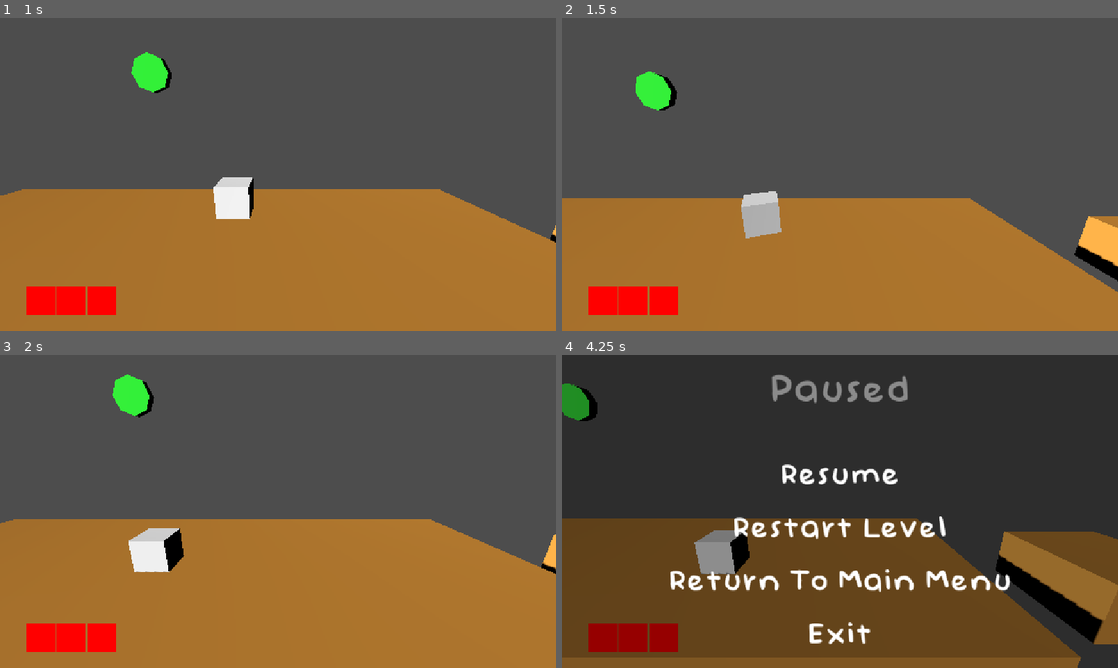
Above: before the commit, frames 1-4 (two rows, left to right).
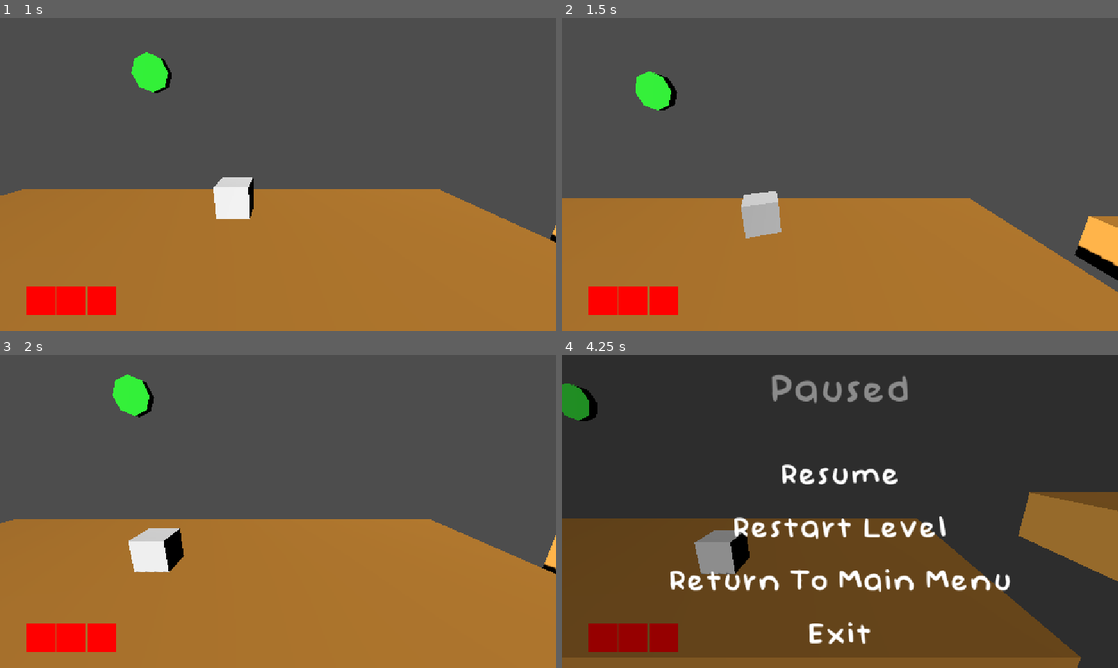
Above: after the commit, the same moments.

Repository: Nof-va/13dt1-nofo
Game: Godot game, scene res://Scenes/tut_movingplatforms_lvl.tscn
Two runs of this game, one before a commit and one after it. Both use one fixed random seed, a clock stepped at 60 frames per second and the inputs below. This scene is started directly instead of the project's main scene.
Inputs:
- Up to frame 1 (1 s): tap Enter (ui_accept) at 0.5, 0.77 s; hold D (move_right) from 0.53 s (still down); tap S (move_toward) at 0.6 s
- Up to frame 2 (1.5 s): release D (move_right) at 1.28 s; hold A (move_left) from 1.28 s (still down); tap E (interact) at 1.35 s
- Up to frame 3 (2 s): keep holding A (move_left); tap Enter (ui_accept) at 1.52 s; tap S (move_toward) at 1.55 s
- Up to frame 4 (4.25 s): release A (move_left) at 2.03 s; hold D (move_right) 2.03-3.53 s; tap W (move_away) at 2.1 s; tap S (move_toward) at 2.3, 2.85, 3.6 s; tap Enter (ui_accept) at 3.02, 3.77 s; hold A (move_left) from 3.53 s (still down); tap Escape (pause) at 4.15 s

Frame 1 is identical in both runs. In frame 2, less than 0.1% of the frame differs, in the area x 92-100%, y 63-85%; in frame 3, less than 0.1%; in frame 4, 7.8%, in the area x 78-100%, y 43-93%.

Commit message:
Code tweaks + export packedscenes

Diff:
--- a/13dt1-big-project/Scenes/item_button.tscn
+++ b/13dt1-big-project/Scenes/item_button.tscn
@@ -47,8 +47,10 @@
 [sub_resource type="StandardMaterial3D" id="StandardMaterial3D_xui7j"]
 albedo_color = Color(1, 0, 0, 1)
 
-[node name="Area3D" type="Area3D"]
+[node name="Area3D" type="Area3D" node_paths=PackedStringArray("button_animator", "spawn_location")]
 script = ExtResource("1_m7sj4")
+button_animator = NodePath("AnimationPlayer")
+spawn_location = NodePath("SpawnItem")
 
 [node name="CollisionShape3D" type="CollisionShape3D" parent="."]
 transform = Transform3D(1, 0, 0, 0, -4.37114e-08, -1, 0, 1, -4.37114e-08, 0.019104, 0.913119, 0.0610659)
--- a/13dt1-big-project/Scenes/level2.tscn
+++ b/13dt1-big-project/Scenes/level2.tscn
@@ -54,32 +54,32 @@
 
 [node name="MovingPlatform" parent="." instance=ExtResource("6_mmf1u")]
 transform = Transform3D(1, 0, 0, 0, 1, 0, 0, 0, 1, 14, -1, 0)
-a = Vector3(14, 9, 0)
+a = Vector3(14, 5, 0)
 b = Vector3(14, -1, 0)
 
 [node name="MovingPlatform2" parent="." instance=ExtResource("6_mmf1u")]
 transform = Transform3D(1, 0, 0, 0, 1, 0, 0, 0, 1, 18, -1, 0)
-a = Vector3(18, -11, 0)
+a = Vector3(18, -6, 0)
 b = Vector3(18, -1, 0)
 
 [node name="MovingPlatform3" parent="." instance=ExtResource("6_mmf1u")]
 transform = Transform3D(1, 0, 0, 0, 1, 0, 0, 0, 1, 22, -1, 0)
-a = Vector3(22, 9, 0)
+a = Vector3(22, 5, 0)
 b = Vector3(22, -1, 0)
 
 [node name="MovingPlatform4" parent="." instance=ExtResource("6_mmf1u")]
 transform = Transform3D(1, 0, 0, 0, 1, 0, 0, 0, 1, 30, -1, 0)
-a = Vector3(30, 9, 0)
+a = Vector3(30, 5, 0)
 b = Vector3(30, -1, 0)
 
 [node name="MovingPlatform5" parent="." instance=ExtResource("6_mmf1u")]
 transform = Transform3D(1, 0, 0, 0, 1, 0, 0, 0, 1, 34, -1, 0)
-a = Vector3(34, -11, 0)
+a = Vector3(34, -6, 0)
 b = Vector3(34, -1, 0)
 
 [node name="MovingPlatform6" parent="." instance=ExtResource("6_mmf1u")]
 transform = Transform3D(1, 0, 0, 0, 1, 0, 0, 0, 1, 38, -1, 0)
-a = Vector3(38, 9, 0)
+a = Vector3(38, 5, 0)
 b = Vector3(38, -1, 0)
 
 [node name="NextLevel" parent="." instance=ExtResource("7_vn460")]
--- a/13dt1-big-project/Scenes/player_body.tscn
+++ b/13dt1-big-project/Scenes/player_body.tscn
@@ -17,7 +17,7 @@
 transparency = 1
 no_depth_test = true
 shading_mode = 0
-albedo_color = Color(0, 0.812099, 0.824048, 1)
+albedo_color = Color(0.340339, 0.340339, 0.340339, 1)
 
 [node name="Node3D" type="CharacterBody3D" node_paths=PackedStringArray("hearts", "player_mesh", "camera_controller") groups=["Player"]]
 collision_layer = 15
--- a/13dt1-big-project/Scenes/tut_movingplatforms_lvl.tscn
+++ b/13dt1-big-project/Scenes/tut_movingplatforms_lvl.tscn
@@ -53,8 +53,8 @@
 
 [node name="MovingPlatform" parent="." instance=ExtResource("8_r1jtb")]
 transform = Transform3D(1, 0, 0, 0, 1, 0, 0, 0, 1, 18, -1, 0)
-a = Vector3(17, 5, 0)
-b = Vector3(17, -1, 0)
+a = Vector3(18, 5, 0)
+b = Vector3(18, -1, 0)
 
 [node name="MovingPlatform2" parent="." instance=ExtResource("8_r1jtb")]
 transform = Transform3D(1, 0, 0, 0, 1, 0, 0, 0, 1, 34, -1, 0)
--- a/13dt1-big-project/Scripts/death_zone.gd
+++ b/13dt1-big-project/Scripts/death_zone.gd
@@ -1,6 +1,6 @@
 extends Area3D
 
-var game_over = preload("res://Scenes/main_menu.tscn")
+var game_over_screen = preload("res://Scenes/main_menu.tscn")
 @onready var player = get_parent().get_node("Player")
 
 
@@ -15,8 +15,7 @@
 		kill_player()
 	if body.is_in_group("Player") and Global.lives == 0:
 		await get_tree().create_timer(1.0).timeout
-		get_tree().change_scene_to_packed.bind(game_over).call_deferred()
-		Global.lives = 3
+		game_over()
 
 
 # Puts player to last checkpoint
@@ -24,3 +23,8 @@
 	player.visible = true
 	player.position = Global.spawn_point
 	player.hearts.remove_life()
+
+
+func game_over():
+	get_tree().change_scene_to_packed.bind(game_over_screen).call_deferred()
+	Global.lives = 3
--- a/13dt1-big-project/Scripts/door_anim.gd
+++ b/13dt1-big-project/Scripts/door_anim.gd
@@ -1,8 +1,8 @@
 extends AnimatableBody3D
 
-@export var a := Vector3()
-@export var b := Vector3()
-@export var time : float = 2.0
+@export var a:= Vector3()
+@export var b:= Vector3()
+@export var time: float = 2.0
 
 func open():
 	var move_tween = create_tween()
--- a/13dt1-big-project/Scripts/hud_hearts.gd
+++ b/13dt1-big-project/Scripts/hud_hearts.gd
@@ -1,7 +1,7 @@
 extends Control
 
 @export var single_heart: PackedScene
-@export var hearts_container : HBoxContainer
+@export var hearts_container: HBoxContainer
 
 
 func _ready():
--- a/13dt1-big-project/Scripts/in_game_menu.gd
+++ b/13dt1-big-project/Scripts/in_game_menu.gd
@@ -11,8 +11,6 @@
 
 
 func _input(_event: InputEvent) -> void:
-
-
 	if Input.is_action_just_pressed("pause"):
 		if currently_paused == false:
 			pause_menu.visible = true
--- a/13dt1-big-project/Scripts/item_button.gd
+++ b/13dt1-big-project/Scripts/item_button.gd
@@ -13,7 +13,6 @@
 
 
 func _process(_delta: float) -> void:
-
 	var this_item = item.instantiate()
 
 	if Input.is_action_just_pressed("interact") and player_check == true:
--- a/13dt1-big-project/Scripts/moving_platform.gd
+++ b/13dt1-big-project/Scripts/moving_platform.gd
@@ -1,19 +1,19 @@
 extends AnimatableBody3D
 
-@export var a := Vector3()
-@export var b := Vector3()
-@export var time : float = 5.0
-@export var pause : float = 1
+const WAITING_TIME = 2
+@export var a:= Vector3()
+@export var b:= Vector3()
+@export var speed: float = 2.0
+@export var pause: float = 0.7
 
 func _ready() -> void:
 	move()
 
 
 func move():
-
 	# Animated movement between points A and B
 	var move_tween = create_tween()
-	move_tween.tween_property(self, "position", b, time).set_trans(Tween.TRANS_SINE).set_delay(pause)
-	move_tween.tween_property(self, "position", a, time).set_trans(Tween.TRANS_SINE).set_delay(pause)
-	await get_tree().create_timer(2 * time + 2 * pause).timeout
+	move_tween.tween_property(self, "position", b, speed).set_trans(Tween.TRANS_SINE).set_delay(pause)
+	move_tween.tween_property(self, "position", a, speed).set_trans(Tween.TRANS_SINE).set_delay(pause)
+	await get_tree().create_timer(WAITING_TIME * speed + WAITING_TIME * pause).timeout
 	move()
--- a/13dt1-big-project/Scripts/next_level.gd
+++ b/13dt1-big-project/Scripts/next_level.gd
@@ -1,15 +1,6 @@
 extends Area3D
 
 @export var next_level : PackedScene
-
-# Called when the node enters the scene tree for the first time.
-func _ready() -> void:
-	pass # Replace with function body.
-
-
-# Called every frame. 'delta' is the elapsed time since the previous frame.
-func _process(_delta: float) -> void:
-	pass
 
 
 func _on_body_entered(body: Node3D) -> void:
--- a/13dt1-big-project/Scripts/playerbody.gd
+++ b/13dt1-big-project/Scripts/playerbody.gd
@@ -1,15 +1,15 @@
 extends CharacterBody3D
 
 const JUMP_VELOCITY = 4.5
-@export var speed = 5
+const SPEED = 5
+const PUSH = 2
 @export var hearts: Control
-@export var push_force = 2.5
 @export var rotation_speed = 10
 @export var camera_smoothing_x = 0.05
 @export var camera_smoothing_y = 0.1
 @export var camera_smoothing_z = 0.05
-@export var player_mesh : CollisionShape3D
-@export var camera_controller : Node3D
+@export var player_mesh: CollisionShape3D
+@export var camera_controller: Node3D
 var menu_pack = preload("res://Scenes/in_game_menu.tscn")
 var pause_is = false
 var last_direction = Vector3.FORWARD
@@ -19,11 +19,9 @@
 	Input.set_mouse_mode(Input.MOUSE_MODE_CAPTURED)
 
 func _physics_process(delta: float) -> void:
-
 	# Gravity
 	if not is_on_floor():
 		velocity += get_gravity() * delta
-		speed = 5
 
 	# Jump
 	if Input.is_action_just_pressed("ui_accept") and is_on_floor():
@@ -32,13 +30,14 @@
 	# Get the input direction and handle the movement/deceleration.
 	var input_dir = Input.get_vector("move_left", "move_right", "move_away", "move_toward")
 	var direction = (transform.basis * Vector3(input_dir.x, 0, input_dir.y)).normalized()
+
 	if direction:
 		last_direction = direction
-		velocity.x = direction.x * speed
-		velocity.z = direction.z * speed
+		velocity.x = direction.x * SPEED
+		velocity.z = direction.z * SPEED
 	else:
-		velocity.x = move_toward(velocity.x, 0, speed)
-		velocity.z = move_toward(velocity.z, 0, speed)
+		velocity.x = move_toward(velocity.x, 0, SPEED)
+		velocity.z = move_toward(velocity.z, 0, SPEED)
 
 	# Rotate player mesh smoothly towards current facing direction
 	player_mesh.rotation.y = lerp_angle(player_mesh.rotation.y, atan2(-last_direction.x, -last_direction.z), delta * rotation_speed)
@@ -50,9 +49,9 @@
 		if collision.get_collider() is RigidBody3D:
 			var moveable = collision.get_collider()
 			var push_direction = -collision.get_normal()
-			moveable.apply_central_impulse(push_direction * push_force)
+			moveable.apply_central_impulse(push_direction * PUSH)
 
-	# Camera controller follow player's position
+	# Camera follow camera controller's position
 	camera_controller.position.x = lerp(camera_controller.position.x, position.x, camera_smoothing_x)
 	camera_controller.position.y = lerp(camera_controller.position.y, position.y, camera_smoothing_y)
 	camera_controller.position.z = lerp(camera_controller.position.z, position.z, camera_smoothing_z)
--- a/13dt1-big-project/Scripts/unlock_door.gd
+++ b/13dt1-big-project/Scripts/unlock_door.gd
@@ -8,11 +8,9 @@
 
 
 func _physics_process(_delta: float) -> void:
-
 	# Check if key item has been placed on the unlocking mechanism
 	if raycast.is_colliding():
 		collider = raycast.get_collider()
-
 		# Opens door if item is the key item
 		if collider.is_in_group("Moveable"):
 			if door.door_open == false:
--- a/13dt1-big-project/project.godot
+++ b/13dt1-big-project/project.godot
@@ -54,11 +54,6 @@
 , Object(InputEventKey,"resource_local_to_scene":false,"resource_name":"","device":-1,"window_id":0,"alt_pressed":false …(186 unchanged characters)…
 ]
 }
-cycle={
-"deadzone": 0.5,
-"events": [Object(InputEventKey,"resource_local_to_scene":false,"resource_name":"","device":-1,"window_id":0,"alt_pressed":false,"shift_pressed":false,"ctrl_pressed":false,"meta_pressed":false,"pressed":false,"keycode":0,"physical_keycode":81,"key_label":0,"unicode":113,"location":0,"echo":false,"script":null)
-]
-}
 interact={
 "deadzone": 0.5,
 "events": [Object(InputEventKey,"resource_local_to_scene":false,"resource_name":"","device":-1,"window_id":0,"alt_press …(192 unchanged characters)…
@@ -68,16 +63,6 @@
 "deadzone": 0.5,
 "events": [Object(InputEventKey,"resource_local_to_scene":false,"resource_name":"","device":-1,"window_id":0,"alt_press …(195 unchanged characters)…
 , Object(InputEventKey,"resource_local_to_scene":false,"resource_name":"","device":-1,"window_id":0,"alt_pressed":false …(183 unchanged characters)…
-]
-}
-mute={
-"deadzone": 0.5,
-"events": [Object(InputEventKey,"resource_local_to_scene":false,"resource_name":"","device":-1,"window_id":0,"alt_pressed":false,"shift_pressed":false,"ctrl_pressed":false,"meta_pressed":false,"pressed":false,"keycode":0,"physical_keycode":77,"key_label":0,"unicode":109,"location":0,"echo":false,"script":null)
-]
-}
-run={
-"deadzone": 0.5,
-"events": [Object(InputEventKey,"resource_local_to_scene":false,"resource_name":"","device":-1,"window_id":0,"alt_pressed":false,"shift_pressed":false,"ctrl_pressed":false,"meta_pressed":false,"pressed":false,"keycode":0,"physical_keycode":4194325,"key_label":0,"unicode":0,"location":0,"echo":false,"script":null)
 ]
 }
 left_click={
